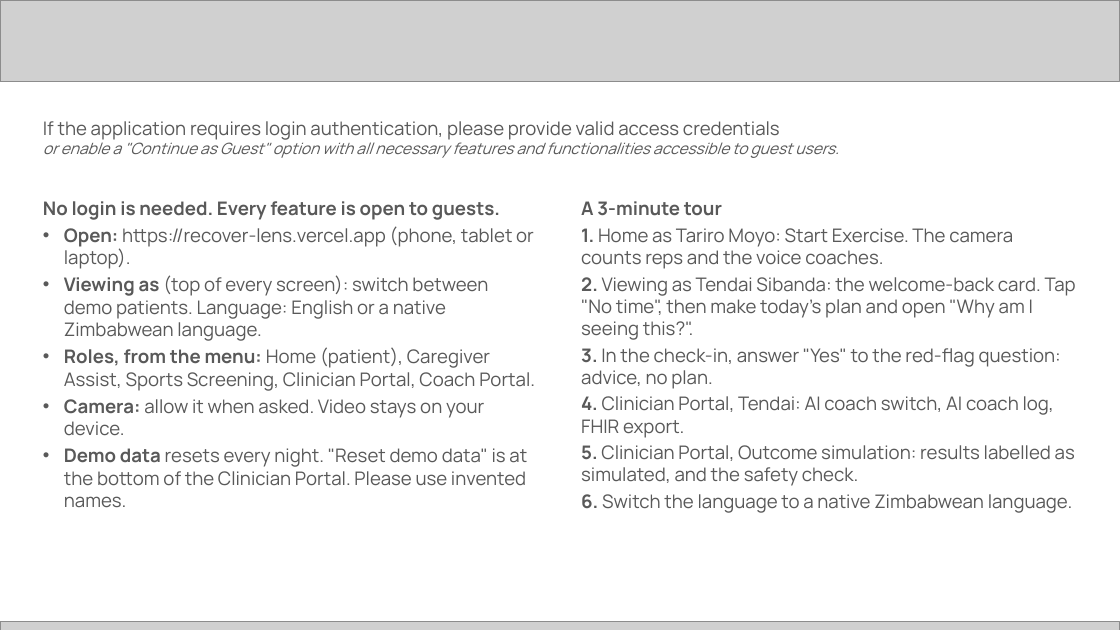
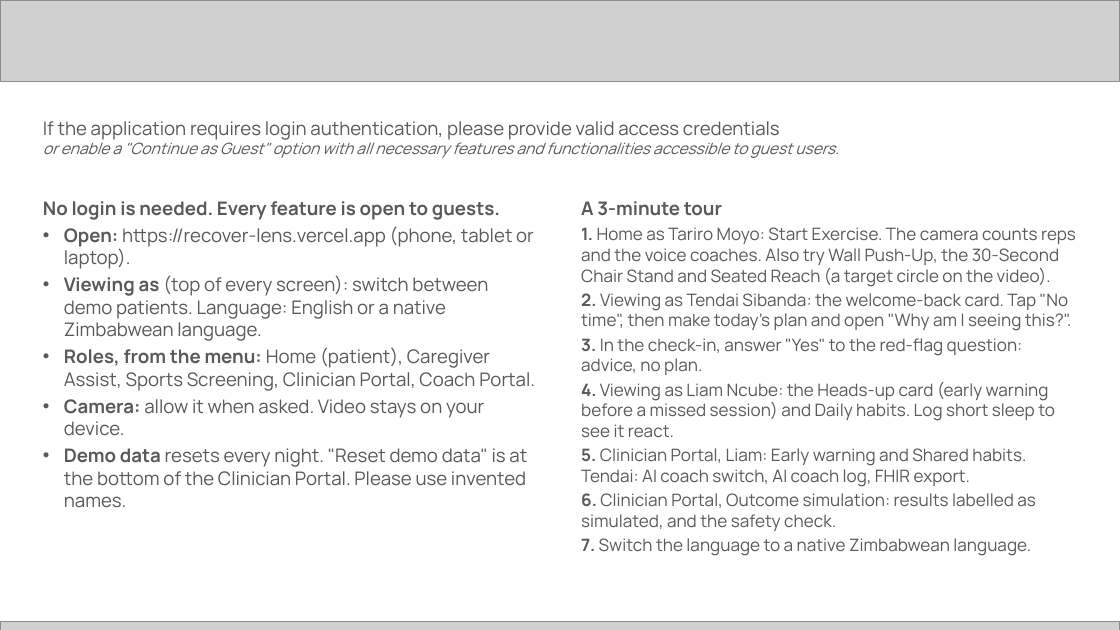
Before and after one commit to harrymakoni-netizen/Recover-Lens-, a slide deck: slide 11 of docs/hack2skill/RecoverLens-Future-Health-submission.pptx. Drawn at 1120x630 pixels with LibreOffice and Linux fonts; fonts in the diff are those of the drawing; grey boxes stand for pictures. Boxes give left, top, right and bottom in pixels: in the first picture for what was removed or moved away, otherwise in the second. Text is boxed around its words. In the diff, an @@ line names an element or a change of style, - is before the commit and + after.

```diff
--- a/docs/hack2skill/RecoverLens-Future-Health-submission.pptx
+++ b/docs/hack2skill/RecoverLens-Future-Health-submission.pptx
@@ text at (x1=581, y1=227, x2=1076, y2=287): text changed; size 12 to 11 pt @@
-1. Home as Tariro Moyo: Start Exercise. The camera counts reps and the voice coaches.
+1. Home as Tariro Moyo: Start Exercise. The camera counts reps and the voice coaches. Also try Wall Push-Up, the 30-Second Chair Stand and Seated Reach (a target circle on the video).
@@ text at (x1=581, y1=293, x2=1071, y2=375): size 12 to 11 pt in "2. Viewing as Tendai Sibanda: the welcome-back ...", "3. In the check-in, answer "Yes" to ..." @@
@@ text at (x1=581, y1=382, x2=1055, y2=556): text changed; size 12 to 11 pt @@
-4. Clinician Portal, Tendai: AI coach switch, AI coach log, FHIR export.
-5. Clinician Portal, Outcome simulation: results labelled as simulated, and the safety check.
-6. Switch the language to a native Zimbabwean language.
+4. Viewing as Liam Ncube: the Heads-up card (early warning before a missed session) and Daily habits. Log short sleep to see it react.
+5. Clinician Portal, Liam: Early warning and Shared habits. Tendai: AI coach switch, AI coach log, FHIR export.
+6. Clinician Portal, Outcome simulation: results labelled as simulated, and the safety check.
+7. Switch the language to a native Zimbabwean language.
```
Also in this commit, not shown: 10 other slides changed, 1 other file.
